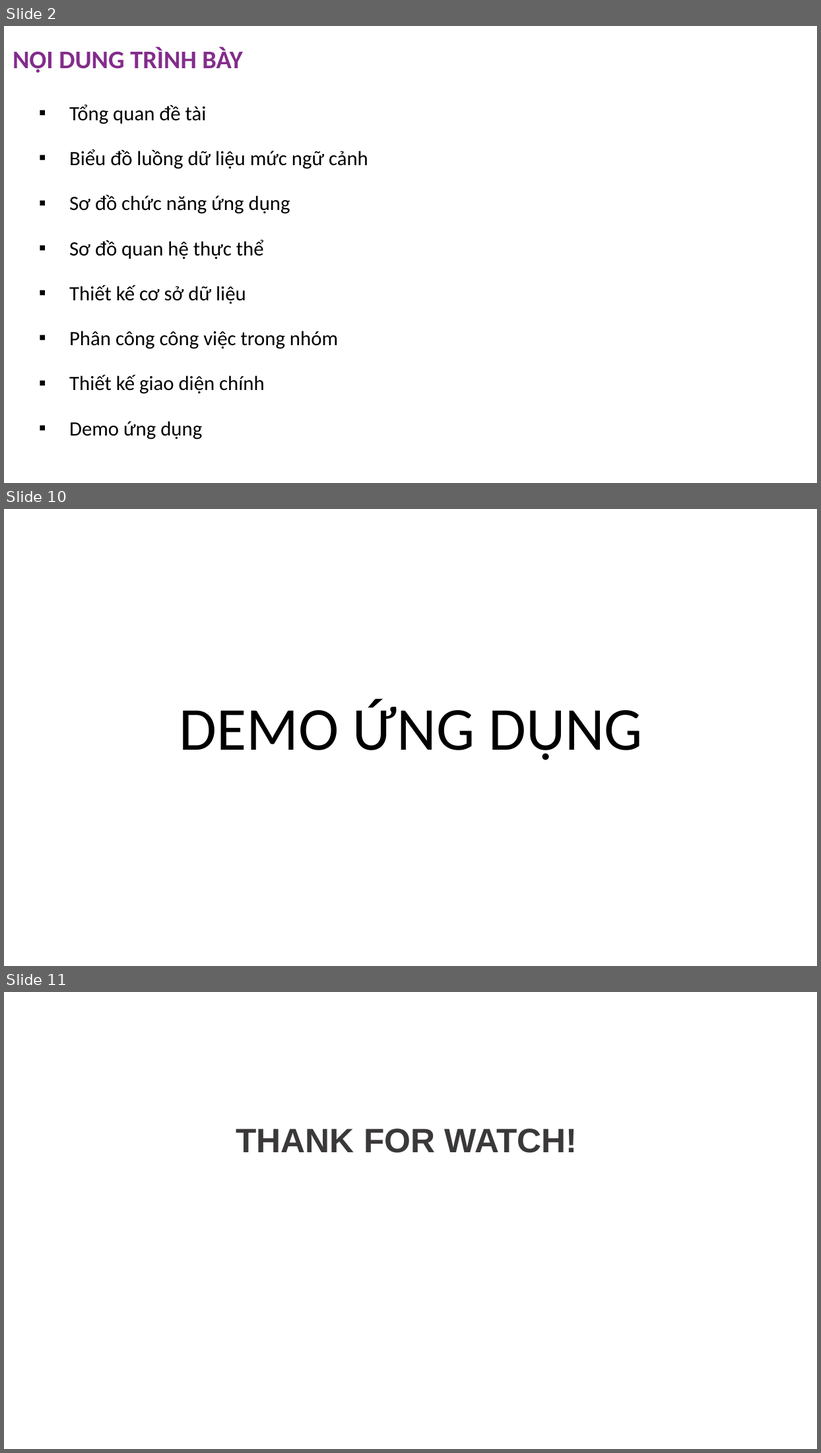
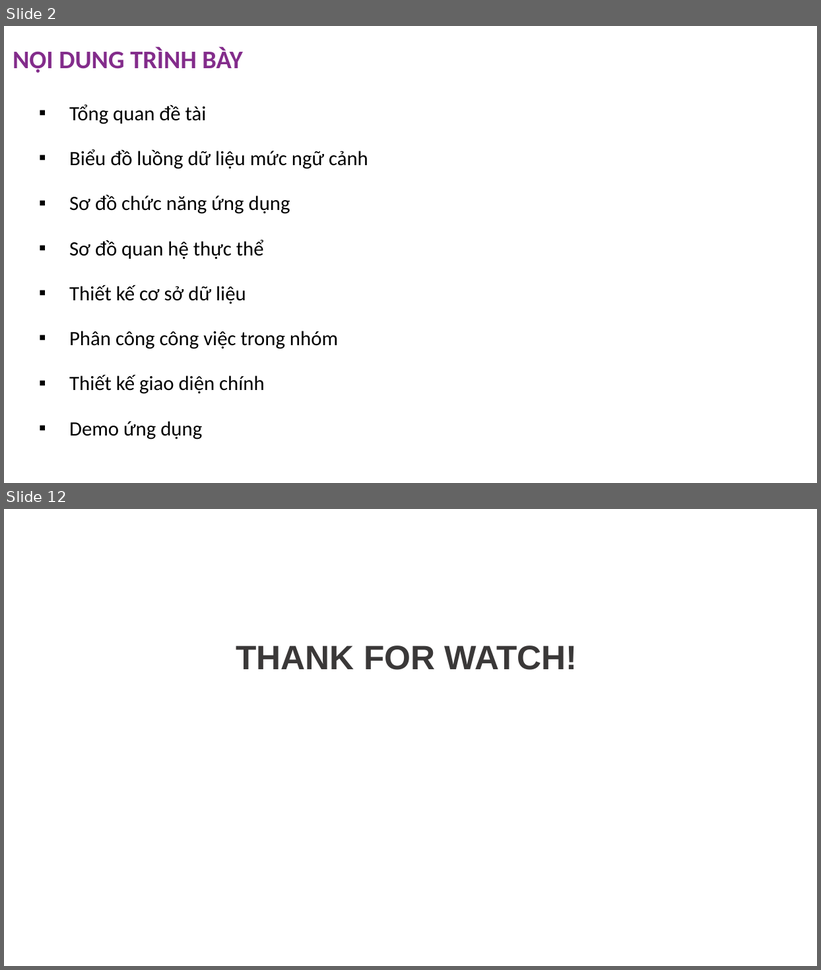
Before and after one commit to anhnmt/csharp-online-banking, a slide deck: Documents/C1905M-Group 1-Online Banking (ADSE).pptx. Shown one above the other, each under a label of ours: slides 2, 10 and 11 before the commit, slides 2 and 12 after it; the slides between them are not shown. The pictures are 821x1453 and 821x970 pixels, drawn with LibreOffice and Linux fonts; fonts in the diff are those of the drawing; background and template pictures are left out. Boxes give left, top, right and bottom in pixels: in the first picture for what was removed or moved away, otherwise in the second. Text is boxed around its words. In the diff, an @@ line names an element or a change of style, - is before the commit and + after.

```diff
--- a/Documents/C1905M-Group 1-Online Banking (ADSE).pptx
+++ b/Documents/C1905M-Group 1-Online Banking (ADSE).pptx
@@ slide 10 removed at <box>4,509,817,966</box>, background picture (left out) @@
@@ text removed at <box>180,700,643,760</box> @@
-DEMO ỨNG DỤNG
@@ what was slide 11 is now slide 12 @@
```
Also in this commit, not shown: 4 slides changed, 6 slides added, 4 other slides removed, 3 other files.
